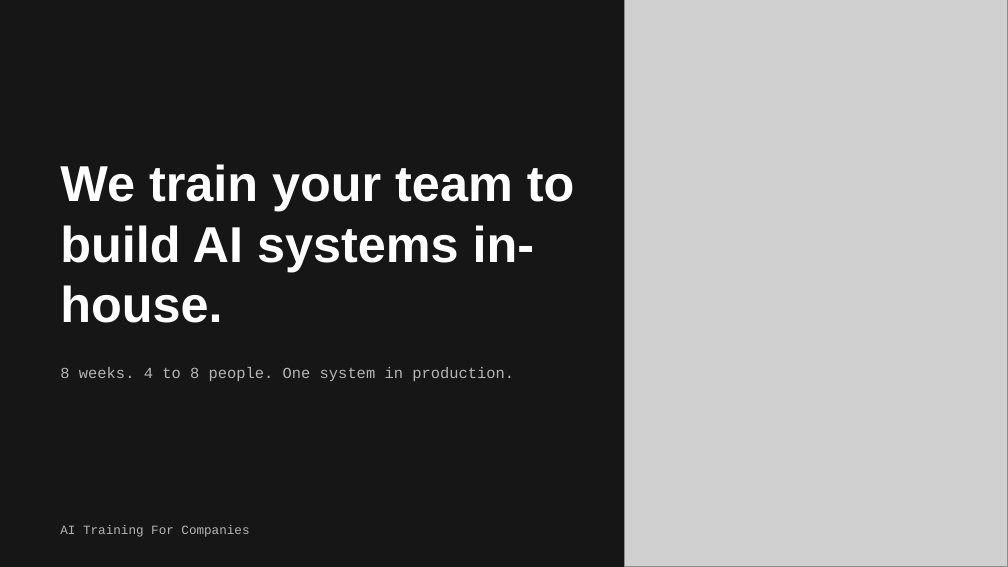
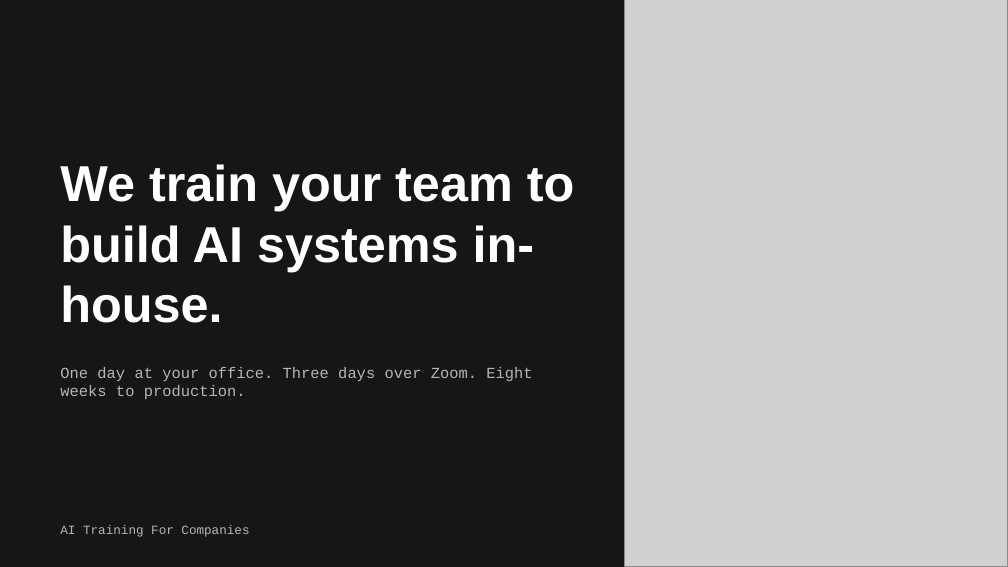
Before and after one commit to wonderfly123/ai-training-for-companies, a slide deck: slide 1 of docs/deck/AI-Training-For-Companies.pptx. Drawn at 1008x567 pixels with LibreOffice and Linux fonts; fonts in the diff are those of the drawing; grey boxes stand for pictures. Boxes give left, top, right and bottom in pixels: in the first picture for what was removed or moved away, otherwise in the second. Text is boxed around its words. In the diff, an @@ line names an element or a change of style, - is before the commit and + after.

```diff
--- a/docs/deck/AI-Training-For-Companies.pptx
+++ b/docs/deck/AI-Training-For-Companies.pptx
@@ text at bbox=[60, 367, 532, 399]: text changed @@
-8 weeks. 4 to 8 people. One system in production.
+One day at your office. Three days over Zoom. Eight weeks to production.
```
Also in this commit, not shown: 1 other slide changed, 1 slide added, 1 slide removed, 22 other files.
